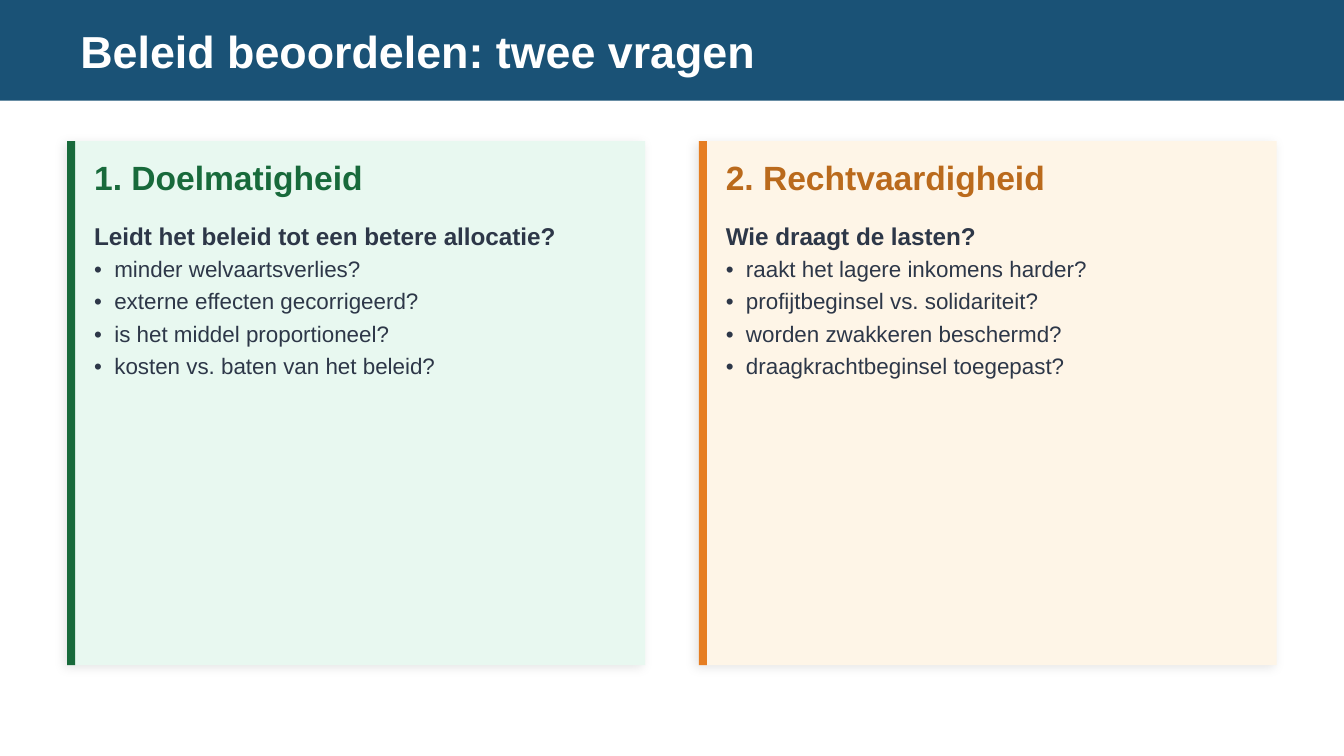
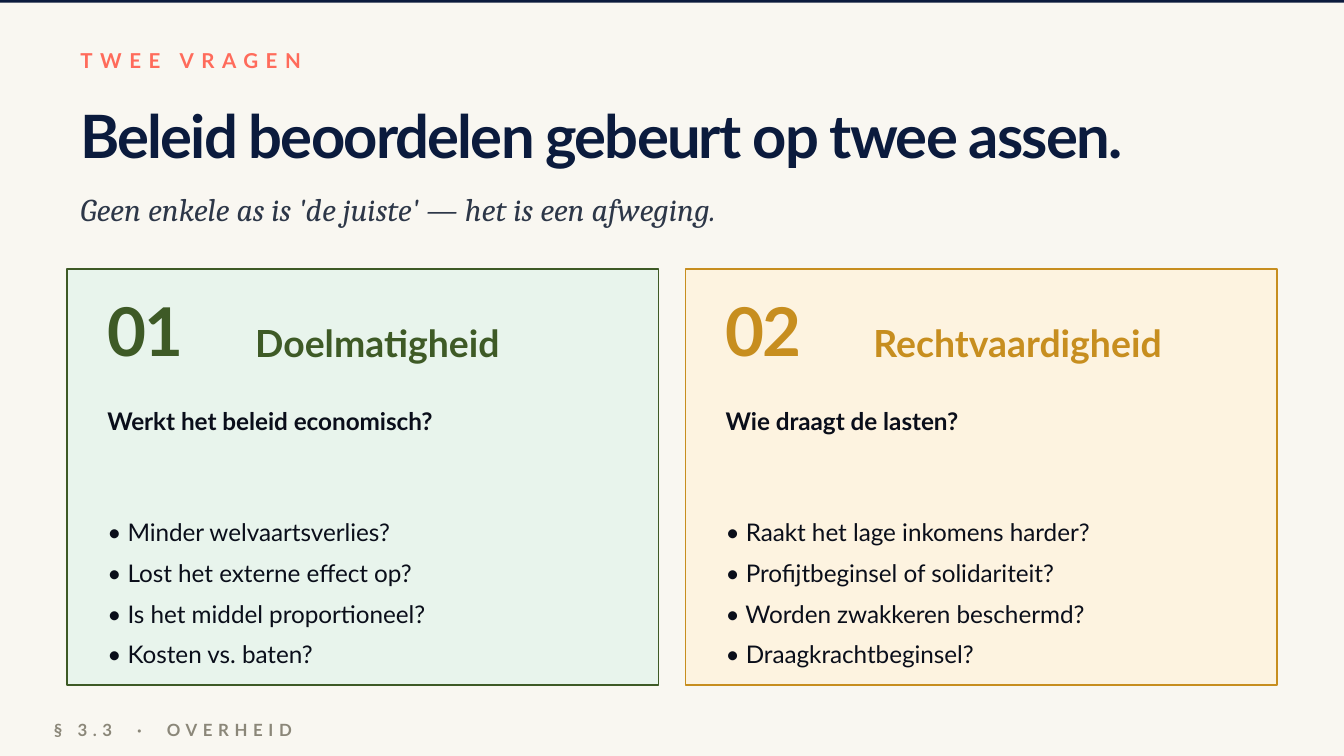
Before and after one commit to meijer1973/economie-vwo4-m3, a slide deck: slide 9 of 3.3 Hoofdstuk 3 - Overheid/3.3.4 Paragraaf 4 - Toepassen/2. Leren/3.3.4 Toepassen – presentatie.pptx. Drawn at 1344x756 pixels with LibreOffice and Linux fonts; fonts in the diff are those of the drawing. Boxes give left, top, right and bottom in pixels: in the first picture for what was removed or moved away, otherwise in the second. Text is boxed around its words. In the diff, an @@ line names an element or a change of style, - is before the commit and + after.

```diff
--- a/3.3 Hoofdstuk 3 - Overheid/3.3.4 Paragraaf 4 - Toepassen/2. Leren/3.3.4 Toepassen – presentatie.pptx
+++ b/3.3 Hoofdstuk 3 - Overheid/3.3.4 Paragraaf 4 - Toepassen/2. Leren/3.3.4 Toepassen – presentatie.pptx
@@ background #FFFFFF to #F9F7F1 @@
@@ rectangle: place and size @@
-rectangle at bbox=[0, 0, 1344, 101]
+rectangle at bbox=[0, 0, 1344, 3]
@@ rectangle at bbox=[0, 0, 1344, 3]: fill #1A5276 to #0B1B3D @@
@@ text at bbox=[80, 53, 301, 68]: text changed; size 24 to 11 pt; font Arial to Lato; text colour #FFFFFF to #FF6B5B @@
-Beleid beoordelen: twee vragen
+TWEE VRAGEN
@@ text added at bbox=[80, 113, 1122, 169], 32 pt, text #0B1B3D, bold @@
+Beleid beoordelen gebeurt op twee assen.
@@ rectangle removed at bbox=[67, 141, 75, 665] @@
@@ rectangle removed at bbox=[699, 141, 707, 665] @@
@@ text added at bbox=[80, 199, 716, 228], 17 pt, text #2D3748, italic @@
+Geen enkele as is 'de juiste' — het is een afweging.
@@ rectangle: place and size @@
-rectangle at bbox=[67, 141, 645, 665]
+rectangle at bbox=[67, 269, 659, 685]
@@ rectangle at bbox=[67, 269, 659, 685]: fill #E8F8F0 to #E8F4EC; outline none to #3E5A26 1 pt; shadow off; proportions changed @@
@@ rectangle: place and size @@
-rectangle at bbox=[699, 141, 1277, 665]
+rectangle at bbox=[685, 269, 1277, 685]
@@ rectangle at bbox=[685, 269, 1277, 685]: fill #FEF5E7 to #FDF3E0; outline none to #C78E1F 1 pt; shadow off; proportions changed @@
@@ text added at bbox=[107, 307, 183, 357], 36 pt, text #3E5A26, bold @@
+01
@@ text at bbox=[255, 329, 499, 364]: text changed; size 18 to 20 pt; font Arial to Lato; text colour #186A3B to #3E5A26 @@
-1. Doelmatigheid
+Doelmatigheid
@@ text added at bbox=[726, 307, 802, 357], 36 pt, text #C78E1F, bold @@
+02
@@ vertical alignment top to middle in 4 elements at bbox=[726, 412, 1090, 668], bbox=[107, 412, 433, 663], bbox=[255, 329, 499, 364], bbox=[873, 329, 1161, 364] @@
@@ text at bbox=[873, 329, 1161, 364]: text changed; size 18 to 20 pt; font Arial to Lato; text colour #BA6A1C to #C78E1F @@
-2. Rechtvaardigheid
+Rechtvaardigheid
@@ text at bbox=[107, 412, 433, 663]: text changed; size 12 to 13 pt; font Arial to Lato; text colour #2D3748 to #0A0E1A @@
-Leidt het beleid tot een betere allocatie?
-• minder welvaartsverlies?
-• externe effecten gecorrigeerd?
-• is het middel proportioneel?
-• kosten vs. baten van het beleid?
+Werkt het beleid economisch?
+• Minder welvaartsverlies?
+• Lost het externe effect op?
+• Is het middel proportioneel?
+• Kosten vs. baten?
@@ text "Wie draagt de lasten?": place and size @@
-text "Wie draagt de lasten?" at bbox=[726, 227, 1086, 379]
+text "Wie draagt de lasten?" at bbox=[726, 412, 1090, 668]
@@ text at bbox=[726, 412, 958, 435]: font Arial to Lato, text colour #2D3748 to #0A0E1A in "Wie draagt de lasten?"; line spacing 1.2 to 1 @@
@@ text at bbox=[745, 523, 1090, 668]: text changed; size 12 to 13 pt; font Arial to Lato; text colour #2D3748 to #0A0E1A @@
-• raakt het lagere inkomens harder?
-• profijtbeginsel vs. solidariteit?
-• worden zwakkeren beschermd?
-• draagkrachtbeginsel toegepast?
+• Raakt het lage inkomens harder?
+• Profijtbeginsel of solidariteit?
+• Worden zwakkeren beschermd?
+• Draagkrachtbeginsel?
@@ text added at bbox=[78, 724, 292, 736], 9 pt, text #8B8779, bold @@
+§ 3.3 · OVERHEID
```
Also in this commit, not shown: 2 other slides changed, 11 slides added, 12 slides removed, 7 other files.
